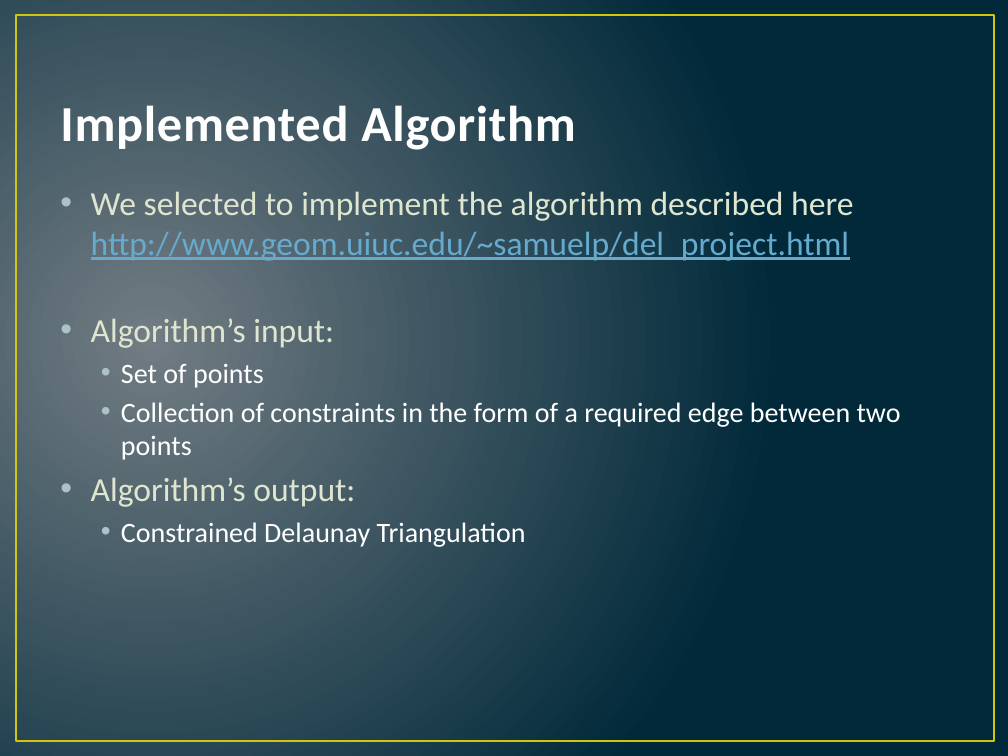
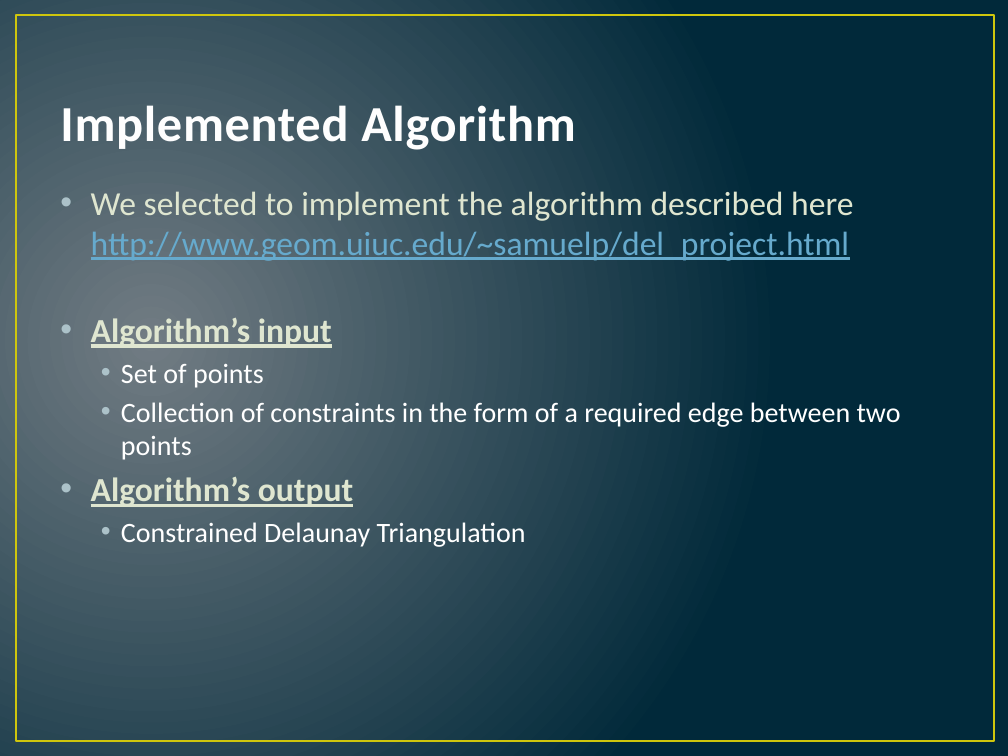
Before and after one commit to hugebdu/jdt-refactored, a slide deck: slide 14 of extra/CDT.pptx. Drawn at 1008x756 pixels with LibreOffice and Linux fonts; fonts in the diff are those of the drawing. Boxes give left, top, right and bottom in pixels: in the first picture for what was removed or moved away, otherwise in the second. Text is boxed around its words. In the diff, an @@ line names an element or a change of style, - is before the commit and + after.

```diff
--- a/extra/CDT.pptx
+++ b/extra/CDT.pptx
@@ text at <box>91,318,332,348</box>: text changed; bold on @@
-• Algorithm’s input:
+• Algorithm’s input
@@ text at <box>91,477,353,507</box>: text changed; bold on @@
-• Algorithm’s output:
+• Algorithm’s output
```
Also in this commit, not shown: 6 other slides changed.
